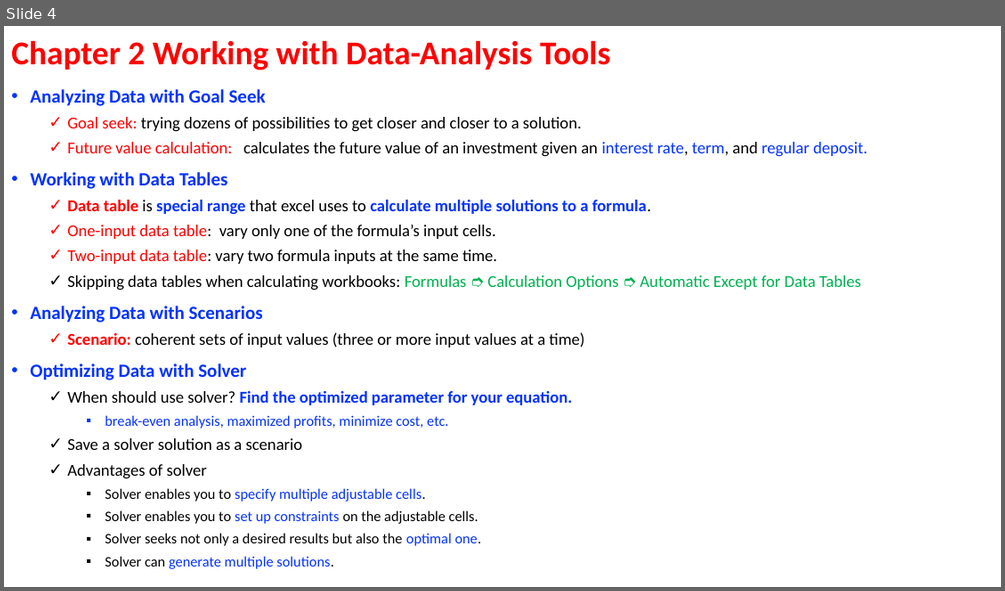
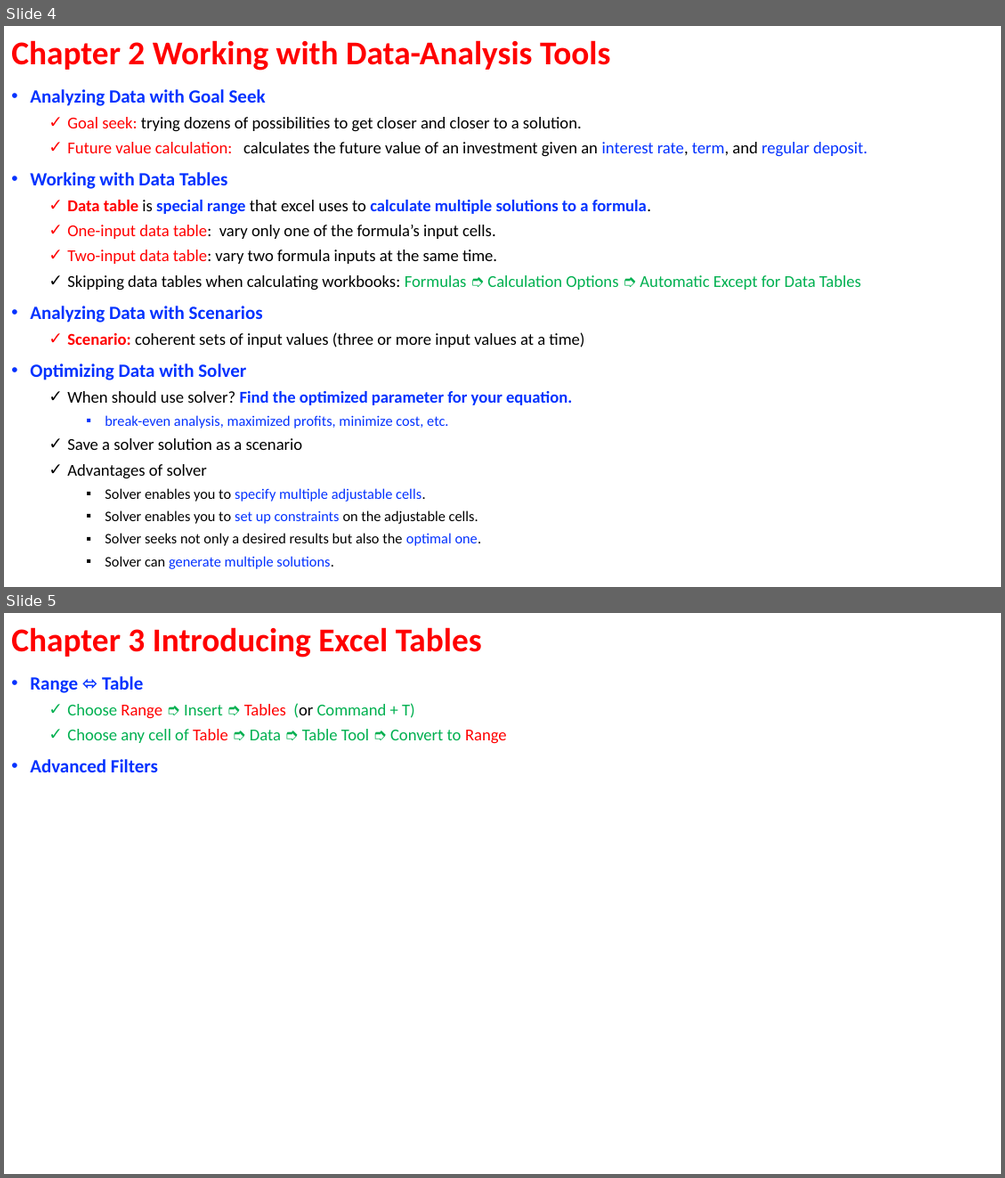
Before and after one commit to ArielMei/arielmei.github.io, a slide deck: EXCEL/ExcelDataAnalysisFD_Examples/Excel data analysis for dummies Outline.pptx. Shown one above the other, each under a label of ours: slide 4 before the commit, slides 4 and 5 after it. The pictures are 1005x591 and 1005x1178 pixels, drawn with LibreOffice and Linux fonts; fonts in the diff are those of the drawing. Boxes give left, top, right and bottom in pixels: in the first picture for what was removed or moved away, otherwise in the second. Text is boxed around its words. In the diff, an @@ line names an element or a change of style, - is before the commit and + after.

```diff
--- a/EXCEL/ExcelDataAnalysisFD_Examples/Excel data analysis for dummies Outline.pptx
+++ b/EXCEL/ExcelDataAnalysisFD_Examples/Excel data analysis for dummies Outline.pptx
@@ slide 5 added at box(4, 613, 1001, 1174), background #FFFFFF @@
@@ title added at box(11, 627, 482, 657), 32 pt, text #FF0000, bold @@
+Chapter 3 Introducing Excel Tables
@@ text added at box(30, 676, 507, 772), 16 pt, text #00B050 @@
+• Range ⬄ Table
+  ✓ Choose Range ➮ Insert ➮ Tables (or Command + T)
+  ✓ Choose any cell of Table ➮ Data ➮ Table Tool ➮ Convert to Range
+• Advanced Filters
```
Also in this commit, not shown: 6 other files.
